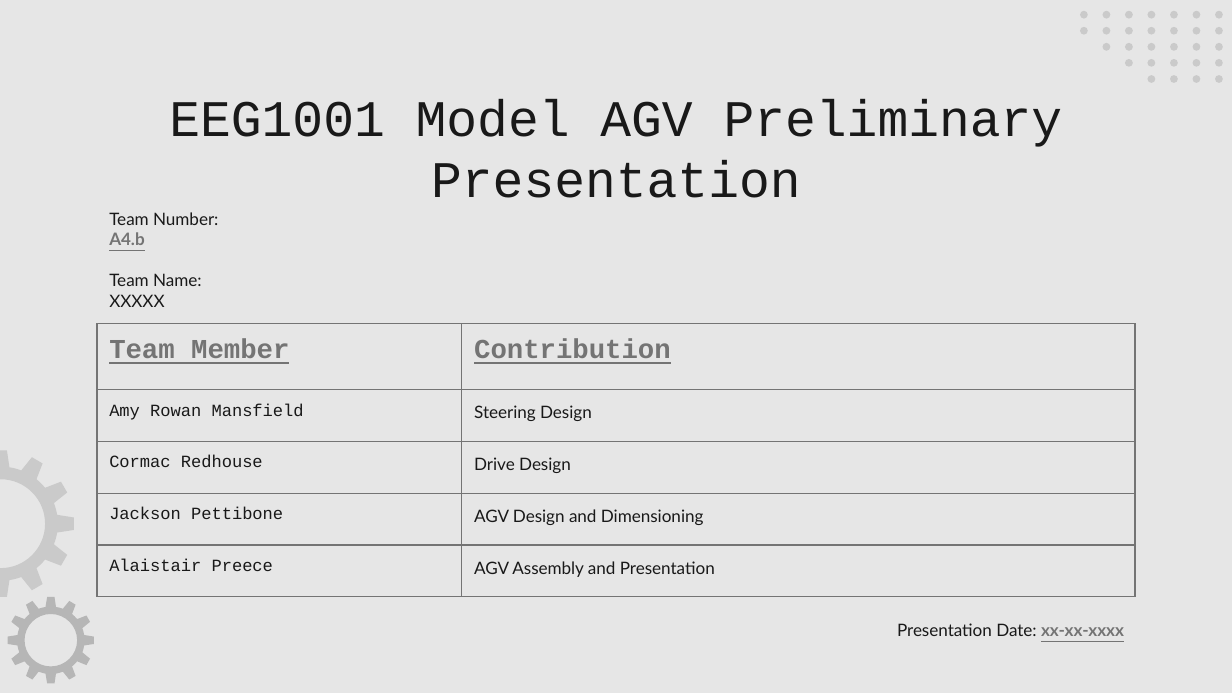
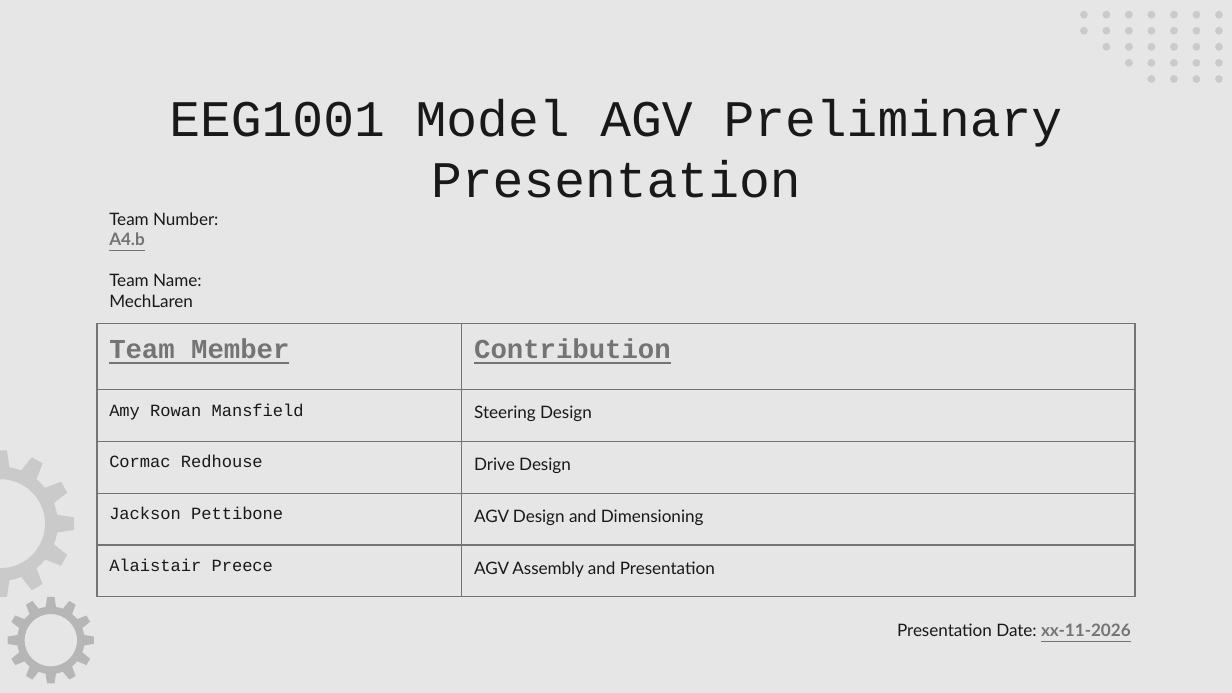
Before and after one commit to AlaistairP/AGV-Project, a slide deck: slide 2 of Presentation/Preliminary Presentation (A4.b).pptx. Drawn at 1232x693 pixels with LibreOffice and Linux fonts; fonts in the diff are those of the drawing. Boxes give left, top, right and bottom in pixels: in the first picture for what was removed or moved away, otherwise in the second. Text is boxed around its words. In the diff, an @@ line names an element or a change of style, - is before the commit and + after.

Commit message:
FINAL PRESENTATION

```diff
--- a/Presentation/Preliminary Presentation (A4.b).pptx
+++ b/Presentation/Preliminary Presentation (A4.b).pptx
@@ text at bbox=[109, 294, 193, 307]: text changed @@
-XXXXX
+MechLaren
@@ text at bbox=[897, 623, 1131, 636]: text changed @@
-Presentation Date: xx-xx-xxxx
+Presentation Date: xx-11-2026
```
Also in this commit, not shown: 3 other slides changed, 1 slide added, 1 slide removed, 1 other file.
